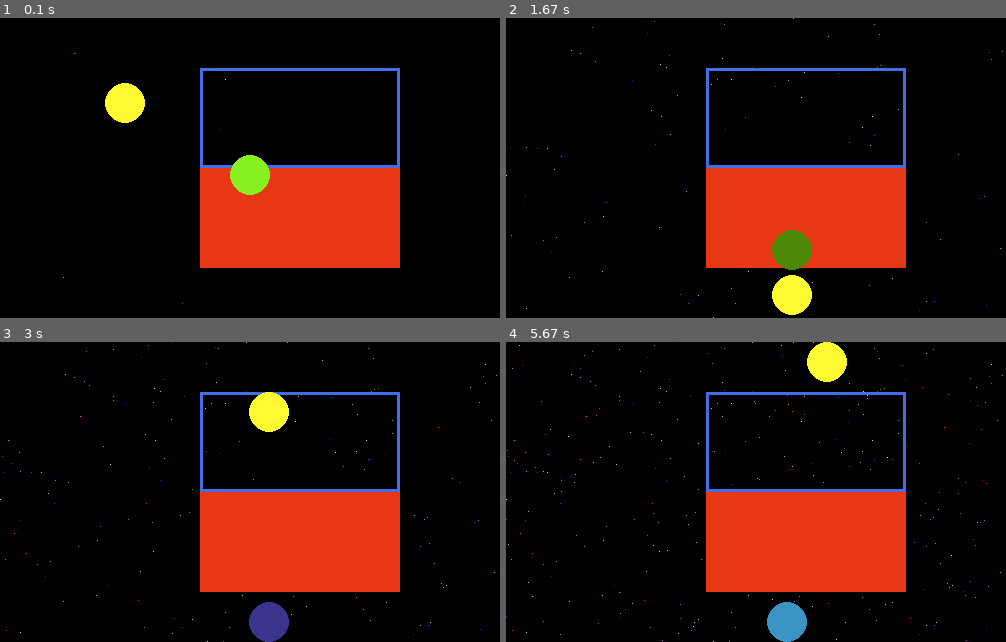
Above: before the commit, frames 1-4 (two rows, left to right).
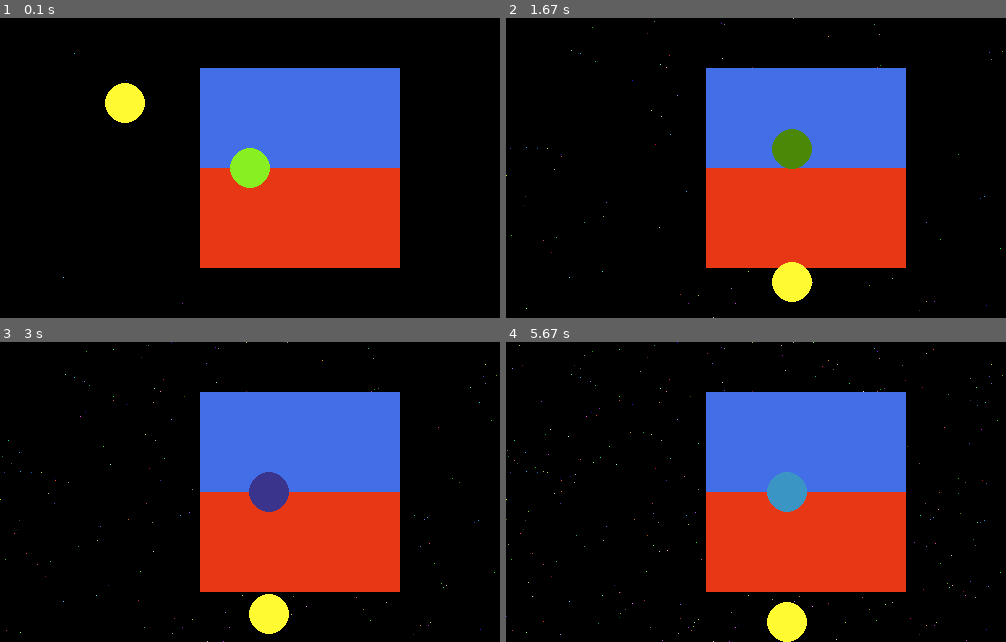
Above: after the commit, the same moments.

Repository: moeg100/randomCode
Game: pygame game, started from pyGameBasic.py
The game is run twice, just before and just after one commit, with the same random seed, the same clock (stepped at 60 frames per second) and the same inputs.
Inputs:
- Up to frame 1 (0.1 s): no input
- Up to frame 2 (1.67 s): tap R at 0.33 s; hold D 0.67-1.13 s; tap Space at 0.73, 1.03, 1.23, 1.57 s; hold W 1.17-1.47 s; hold D from 1.5 s (still down)
- Up to frame 3 (3 s): tap Space at 1.87, 2.07, 2.37, 2.63, 2.97 s; release D at 1.97 s; hold A 2-2.53 s; hold S 2.57-2.87 s; hold A from 2.9 s (still down)
- Up to frame 4 (5.67 s): tap Space at 3.27, 3.4, 3.8, 4.1, 4.47, 4.87, 5.17, 5.37 s; release A at 3.3 s; hold W 3.33-3.7 s; hold D 3.73-4.37 s; hold S 4.4-4.77 s; hold A 4.8-5.27 s; hold D from 5.3 s (still down)

The runs differ from the first frame. In frame 1, 12% of the frame differs, in the area x 40-80%, y 17-59%; in frame 2, 14%; in frame 3, 14%; in frame 4, 14%, in the area x 40-80%, y 0-100%.

Commit message:
Refactor collision detection and cleanup code
Removed unused circleRectCollide function and commented out collision handling code.

Diff:
--- a/pyGameBasic.py
+++ b/pyGameBasic.py
@@ -51,16 +51,6 @@
 running = True
 
 
-def circleRectCollide(circle, radius, rectangle):
-	x = max(rectangle.left, min(circle.x, rectangle.right))
-	y = max(rectangle.left, min(circle.y, rectangle.right))
-
-	closest_point = pygame.Vector2(x, y)
-	distance = circle.distance_to(closest_point)
-
-	return distance <= radius
-
-
 
 
 def keyEvent():
@@ -75,8 +65,7 @@
         ball_velocity_two -= GRAVITY
 
     if keys[pygame.K_w]:
-        global ball_velocity_one
-        ball_velocity_one -= GRAVITY
+       ball_one.y -= PLAYER_SPEED * dt
 
     if keys[pygame.K_s]:
         ball_one.y += PLAYER_SPEED * dt
@@ -123,7 +112,7 @@
 
     # The two rectangles
     pygame.draw.rect(screen, RECT_COLOR, (*RECT_POS, *RECT_SIZE))
-    pygame.draw.rect(screen, TARGET_COLOR, target_rect, width=3)
+    pygame.draw.rect(screen, TARGET_COLOR, target_rect)
 
 
     # Circle 1
@@ -136,15 +125,15 @@
 
     # Ball physics
 
-    ball_velocity_one += GRAVITY
-    ball_one.y += ball_velocity_one
+    #ball_velocity_one += GRAVITY
+    #ball_one.y += ball_velocity_one
 
     ball_velocity_two += GRAVITY
     ball_two.y += ball_velocity_two
 
-    if ball_one.y + BALL_RADIUS >= SCREEN_HEIGHT:
-        ball_one.y = SCREEN_HEIGHT - BALL_RADIUS
-        ball_velocity_one *= BOUNCE
+    #if ball_one.y + BALL_RADIUS >= SCREEN_HEIGHT:
+    #    ball_one.y = SCREEN_HEIGHT - BALL_RADIUS
+    #    ball_velocity_one *= BOUNCE
 
 
     if ball_two.y + BALL_RADIUS >= SCREEN_HEIGHT:
@@ -162,14 +151,11 @@
     #print(distanceToMove)
 
     angle = (mth.atan2(ball_two.y-ball_one.y, ball_two.x-ball_one.x))
-    print(angle)
-
-
-
-    # Circle and rectangle collision test
-    is_colliding = circleRectCollide(ball_one, BALL_RADIUS, target_rect)
-
-    print(is_colliding)
+
+
+
+
+
 
 
 
@@ -180,7 +166,7 @@
         ball_two.y += mth.sin(angle) * distanceToMove
     """
     if not (distanceToMove < 0):
-    	print("COLLISION")
+    	#print("COLLISION")
     	ball_two.x += mth.cos(angle) * distanceToMove
     	ball_two.y += mth.sin(angle) * distanceToMove
 
@@ -202,6 +188,10 @@
     if target_rect.collidepoint(ball_one):
 
         print("Something is colliding.")
+    else:
+    	print("No colliding")
+
+
 
     pygame.display.flip()
 
